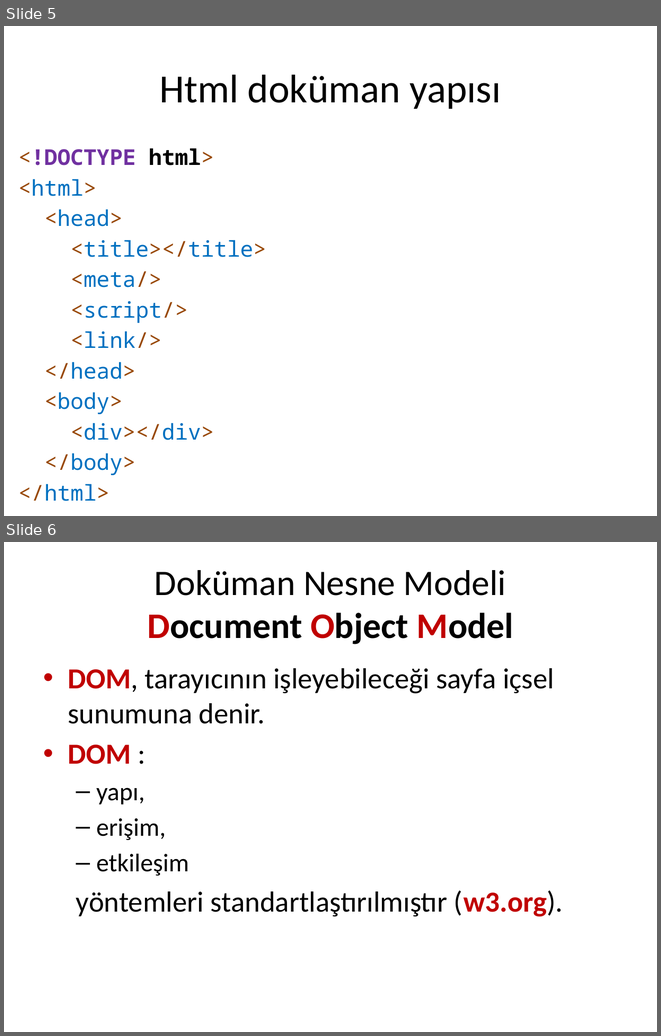
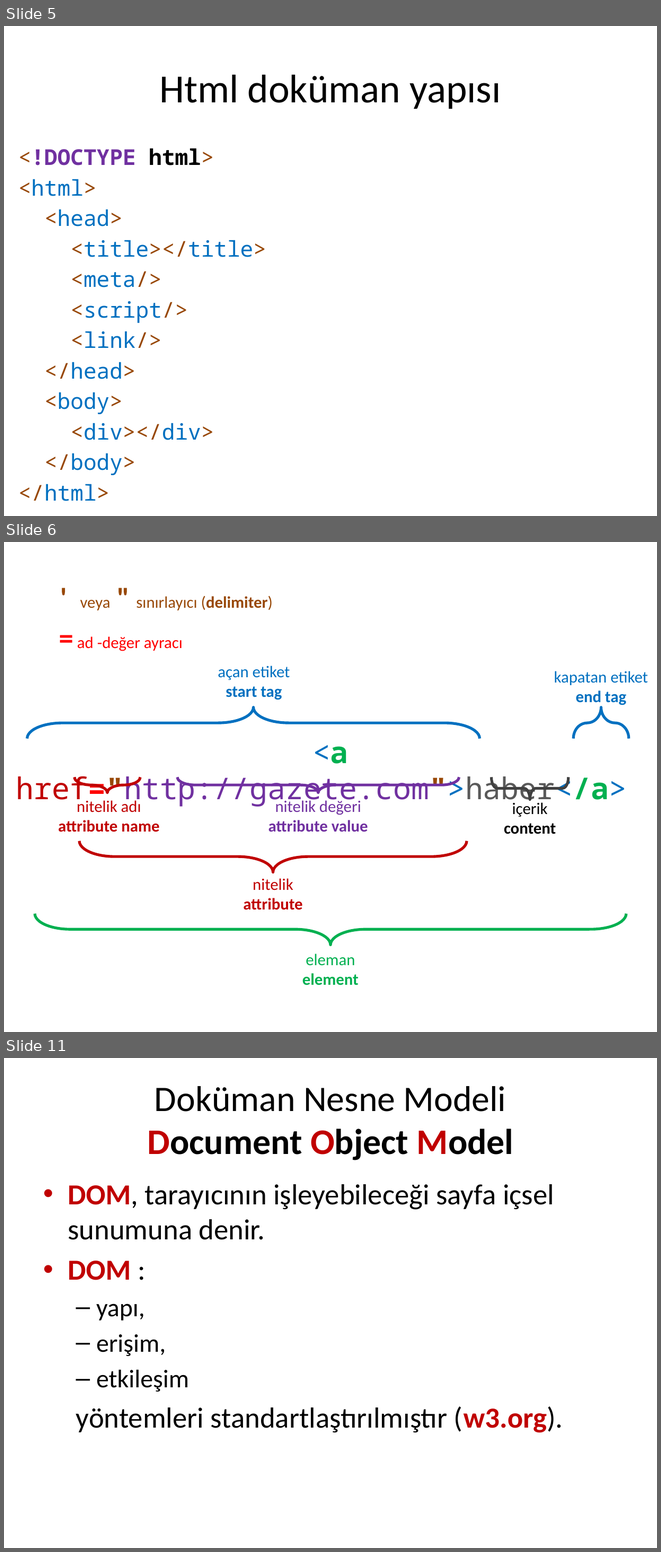
Before and after one commit to cemmerven/html, a slide deck: Html doküman yapısı.pptx. Shown one above the other, each under a label of ours: slides 5 and 6 before the commit, slides 5, 6 and 11 after it; the slides between them are not shown. The pictures are 661x1036 and 661x1552 pixels, drawn with LibreOffice and Linux fonts; fonts in the diff are those of the drawing. Boxes give left, top, right and bottom in pixels: in the first picture for what was removed or moved away, otherwise in the second. Text is boxed around its words. In the diff, an @@ line names an element or a change of style, - is before the commit and + after.

```diff
--- a/Html doküman yapısı.pptx
+++ b/Html doküman yapısı.pptx
@@ slide 6 added at [4,542,657,1032], background #FFFFFF @@
@@ text added at [80,596,273,610], 18 pt, text #984807 @@
+' veya " sınırlayıcı (delimiter)
@@ text added at [77,636,183,651], 18 pt, text #FF0000 @@
+= ad -değer ayracı
@@ text added at [218,665,290,700], 18 pt, text #0070C0 @@
+açan etiket
+start tag
@@ text added at [554,671,648,706], 18 pt, text #0070C0 @@
+kapatan etiket
+end tag
@@ left brace added at [27,707,480,738], outline #0070C0 3 pt @@
@@ left brace added at [573,707,628,738], outline #0070C0 3 pt @@
@@ text added at [16,745,627,807], 33 pt, text #7030A0 @@
+<a href="http://gazete.com">haber</a>
@@ left brace added at [74,777,140,793], outline #C00000 3 pt @@
@@ left brace added at [177,777,459,792], outline #7030A0 3 pt @@
@@ right brace added at [491,777,568,799], outline #404040 3 pt @@
@@ text added at [58,798,159,832], 18 pt, text #C00000, bold @@
+nitelik adı
+attribute name
@@ text added at [268,798,368,832], 18 pt, text #7030A0, bold @@
+nitelik değeri
+attribute value
@@ text added at [504,800,556,834], 18 pt, text #000000, bold @@
+içerik
+content
@@ left brace added at [79,841,467,872], outline #C00000 3 pt @@
@@ text added at [243,878,302,910], 18 pt, text #C00000, bold @@
+nitelik
+attribute
@@ left brace added at [35,914,626,945], outline #00B050 3 pt @@
@@ text added at [302,953,359,985], 18 pt, text #00B050, bold @@
+eleman
+element
@@ what was slide 6 is now slide 11 @@
```
Also in this commit, not shown: 1 slide changed, 4 other slides added, 3 slides removed, 1 other file.
